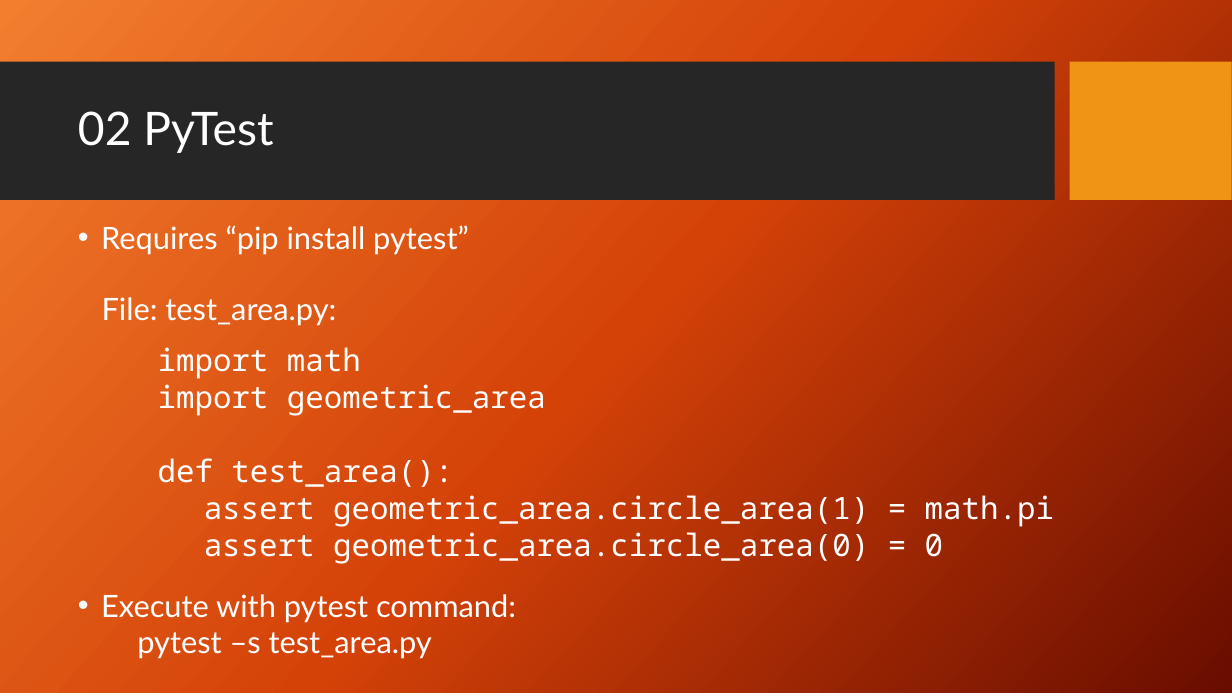
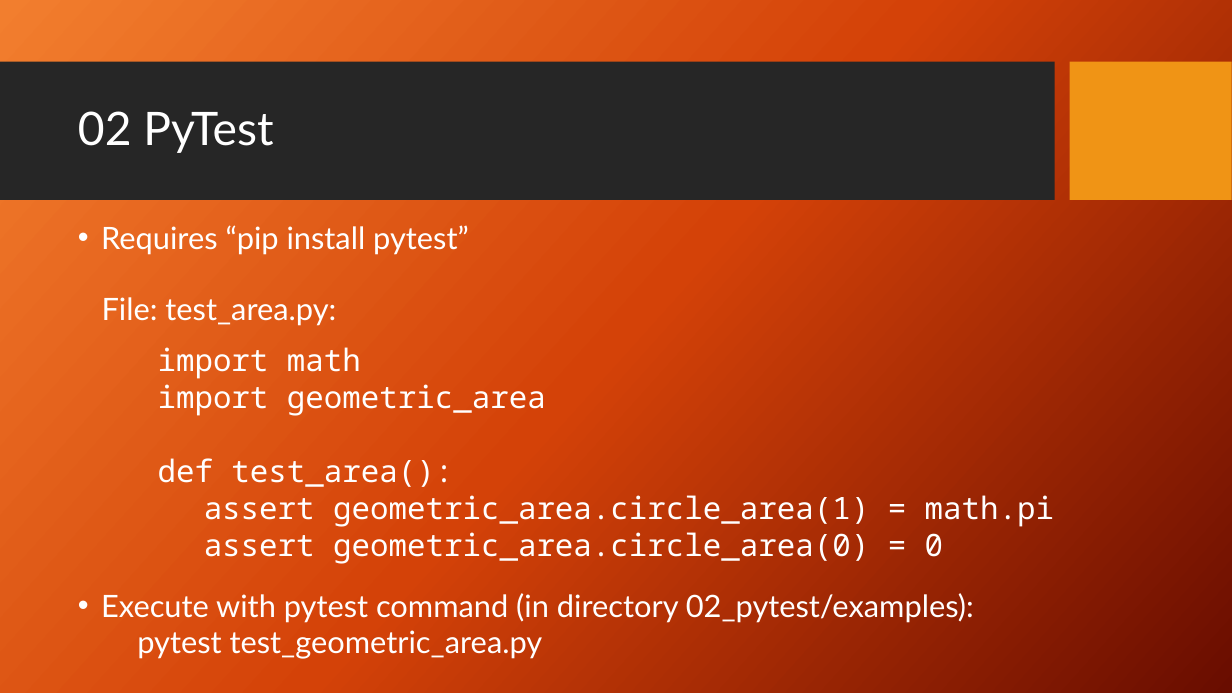
Before and after one commit to PrincetonUniversity/software_testing, a slide deck: slide 9 of UnitTestingSlides.pptx. Drawn at 1232x693 pixels with LibreOffice and Linux fonts; fonts in the diff are those of the drawing; background and template pictures are left out. Boxes give left, top, right and bottom in pixels: in the first picture for what was removed or moved away, otherwise in the second. Text is boxed around its words. In the diff, an @@ line names an element or a change of style, - is before the commit and + after.

```diff
--- a/UnitTestingSlides.pptx
+++ b/UnitTestingSlides.pptx
@@ text at bbox=[101, 593, 974, 659]: text changed @@
-• Execute with pytest command:
-  pytest –s test_area.py
+• Execute with pytest command (in directory 02_pytest/examples):
+  pytest test_geometric_area.py
```
Also in this commit, not shown: 3 other slides changed.
